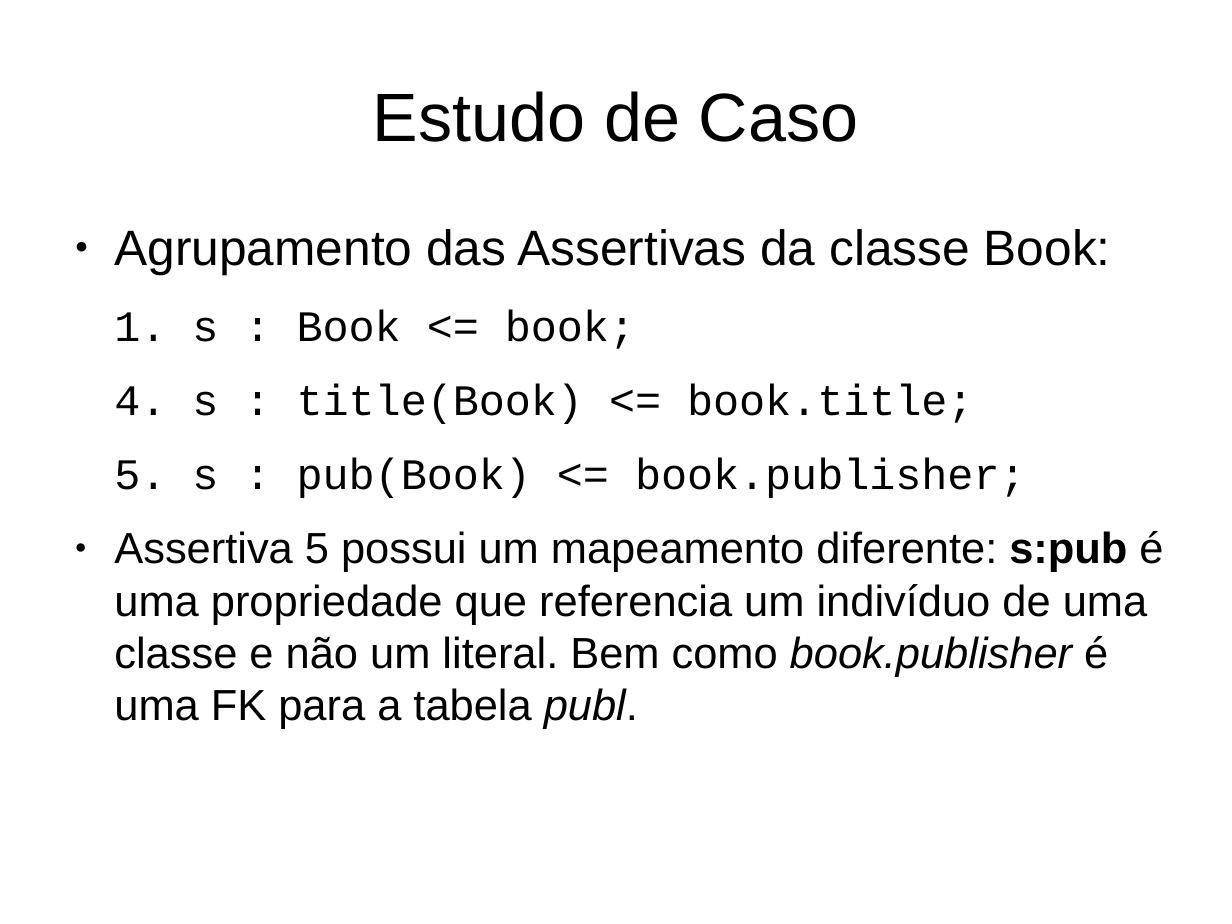
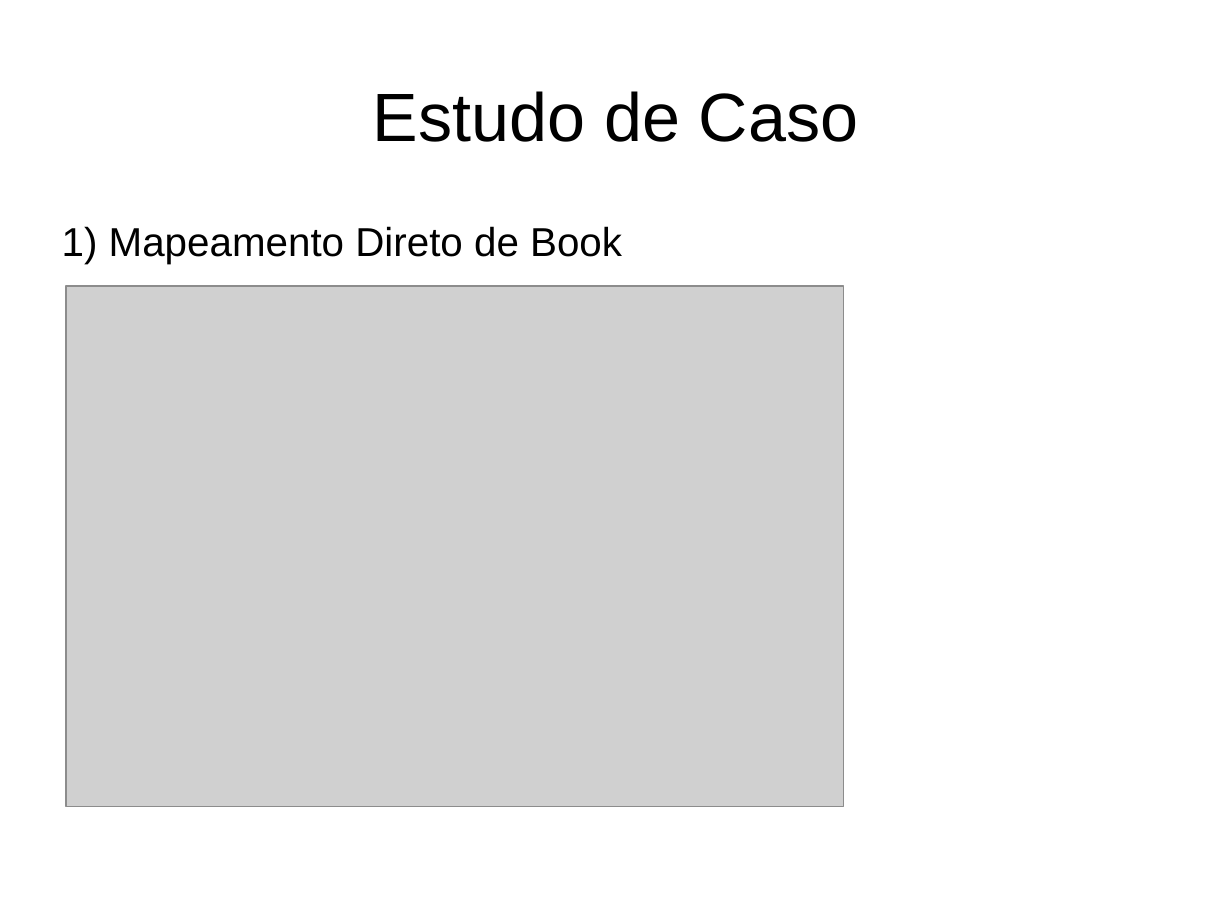
Before and after one commit to luiseufrasio/mestrado-ufc-eufrasio, a slide deck: slide 64 of docs/proposta.odp (slide 36 before the commit). Drawn at 1232x924 pixels with LibreOffice and Linux fonts; fonts in the diff are those of the drawing; grey boxes stand for pictures. Boxes give left, top, right and bottom in pixels: in the first picture for what was removed or moved away, otherwise in the second. Text is boxed around its words. In the diff, an @@ line names an element or a change of style, - is before the commit and + after.

```diff
--- a/docs/proposta.odp
+++ b/docs/proposta.odp
@@ text at bbox=[62, 226, 622, 264]: text changed; size 28 to 26 pt @@
-● Agrupamento das Assertivas da classe Book:
-1. s : Book <= book;
-4. s : title(Book) <= book.title;
-5. s : pub(Book) <= book.publisher;
-● Assertiva 5 possui um mapeamento diferente: s:pub é uma propriedade que referencia um indivíduo de uma classe e não um literal. Bem como book.publisher é uma FK para a tabela publ.
+1) Mapeamento Direto de Book
@@ picture added at bbox=[66, 286, 844, 807] @@
```
Also in this commit, not shown: 25 other slides changed, 42 slides added, 9 slides removed.
